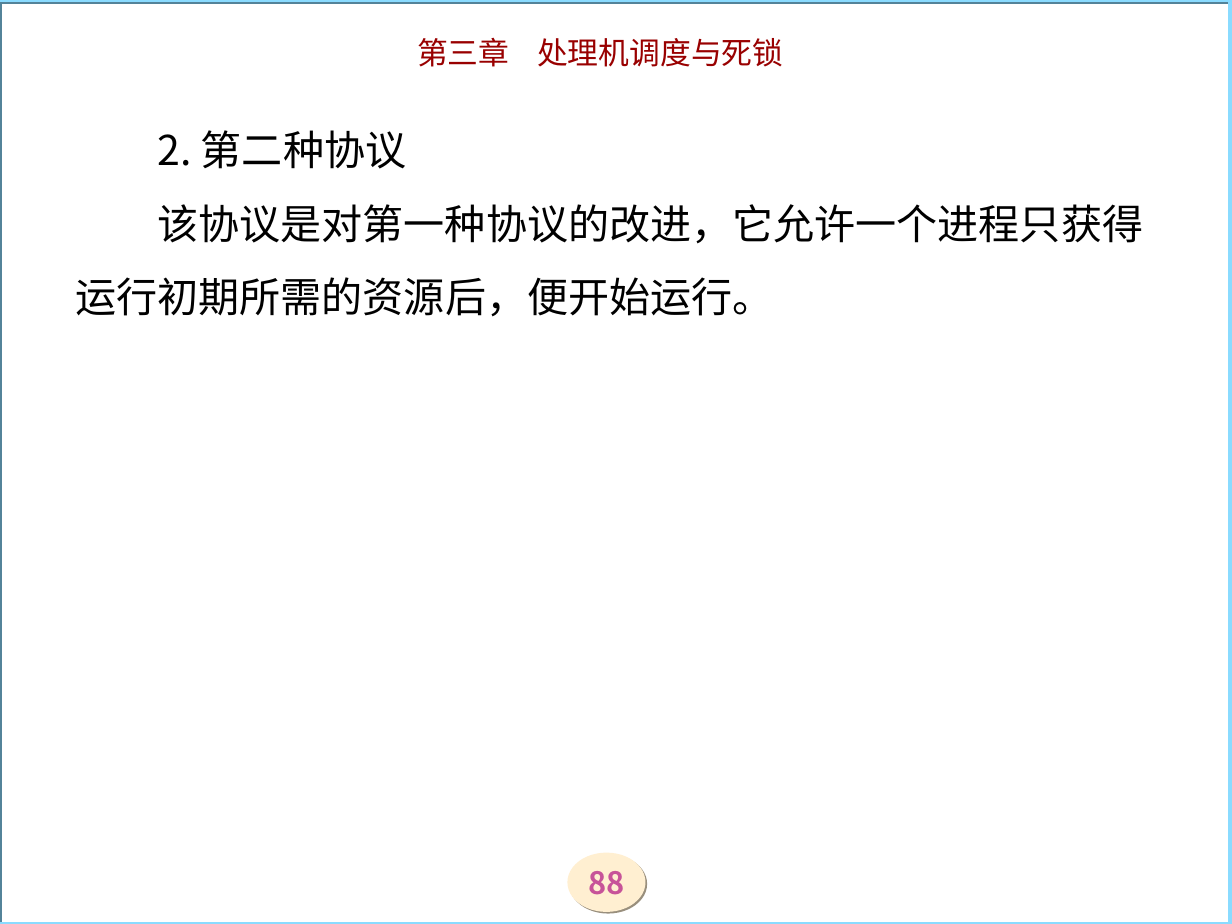
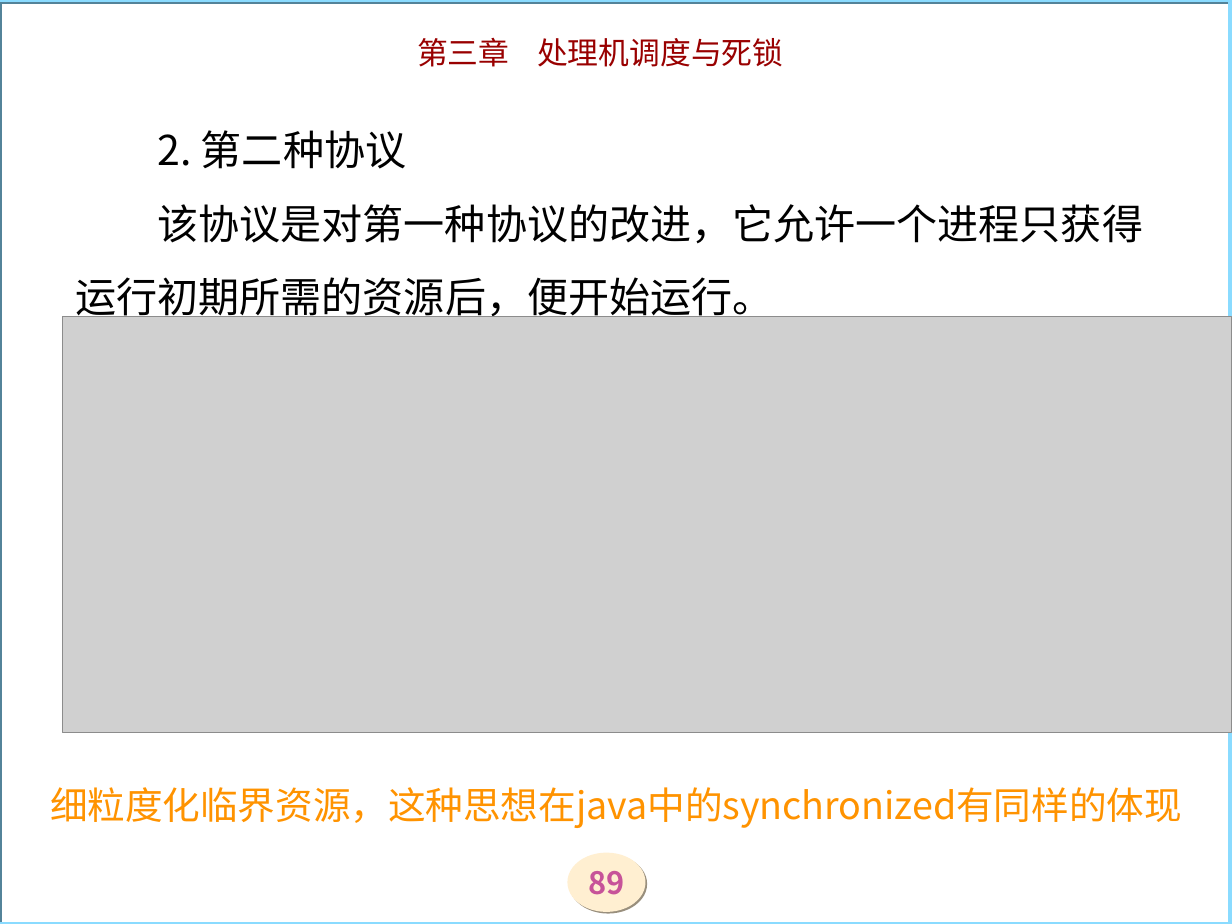
Before and after one commit to zjyesir/hmc_OS, a slide deck: slide 89 of ppt/3调度和死锁.ppt (slide 88 before the commit). Drawn at 1232x924 pixels with LibreOffice and Linux fonts; fonts in the diff are those of the drawing; grey boxes stand for pictures; background and template pictures are left out. Boxes give left, top, right and bottom in pixels: in the first picture for what was removed or moved away, otherwise in the second. Text is boxed around its words. In the diff, an @@ line names an element or a change of style, - is before the commit and + after.

```diff
--- a/ppt/3调度和死锁.ppt
+++ b/ppt/3调度和死锁.ppt
@@ picture added at (x1=63, y1=317, x2=1232, y2=733) @@
@@ text added at (x1=50, y1=787, x2=1182, y2=828), 22 pt, text #FF9300 @@
+细粒度化临界资源，这种思想在java中的synchronized有同样的体现
@@ page number at (x1=588, y1=871, x2=624, y2=895): text changed @@
-88
+89
```
Also in this commit, not shown: 10 other slides changed, 2 slides added, 1 slide removed.
